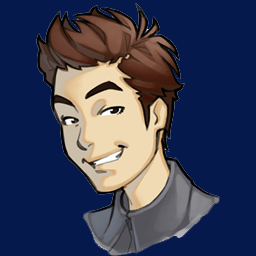
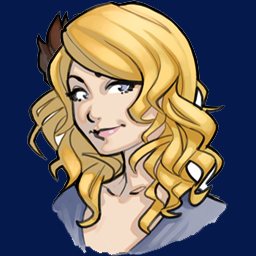
Before/after of a 256 × 256 layered artwork. What changed in the layer stack:
showed "Layer 1" over bbox(27, 0, 229, 256)
